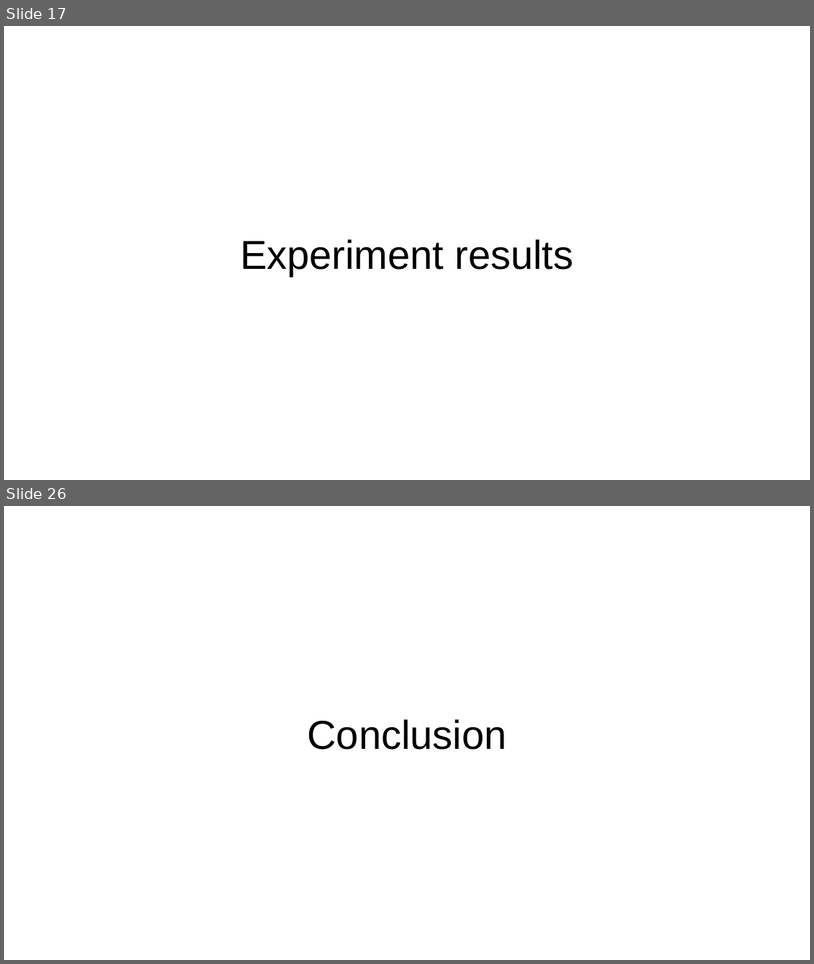
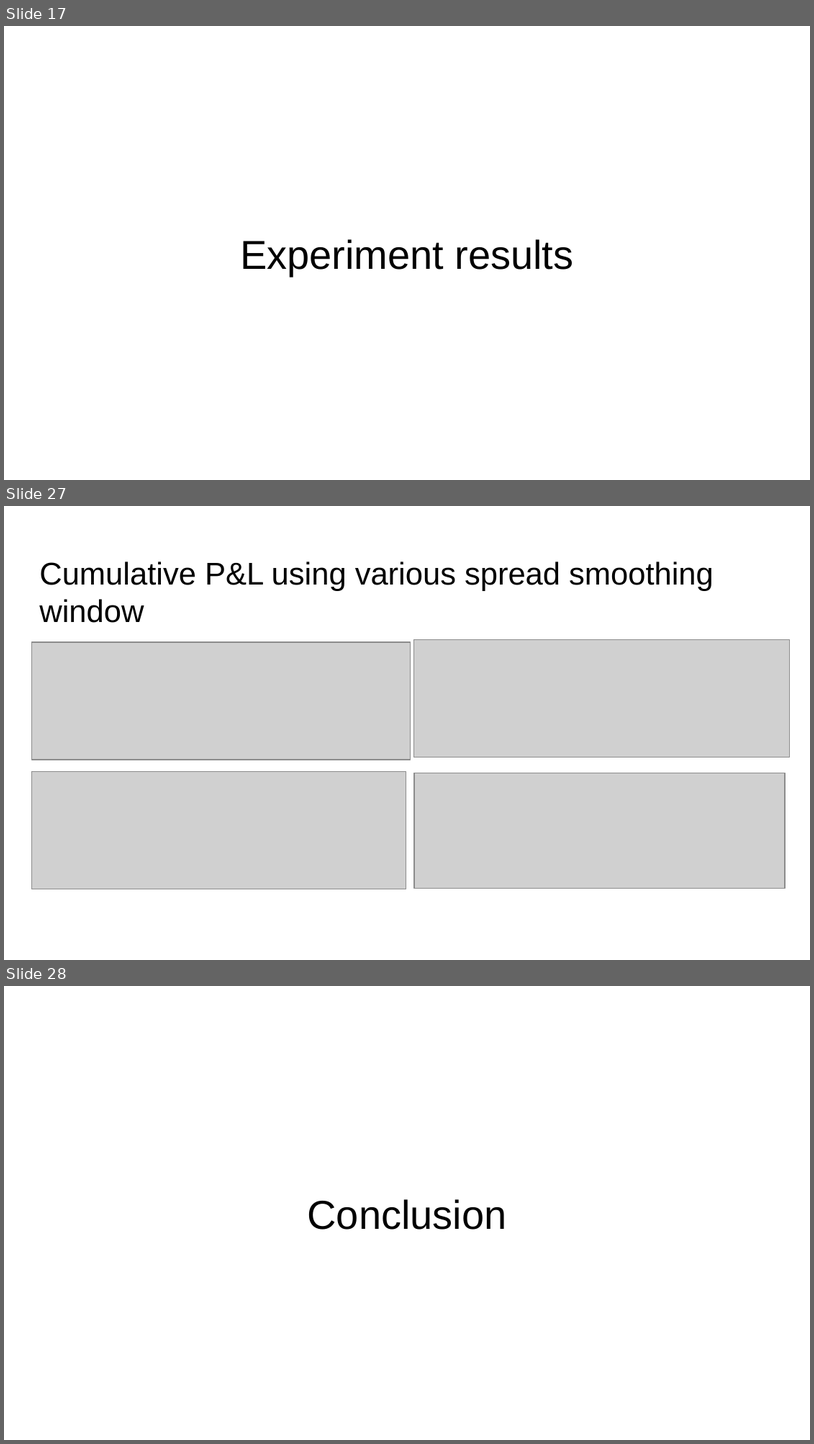
Before and after one commit to thtang/Pair-trading, a slide deck: Pair trading for Currencies.pptx. Shown one above the other, each under a label of ours: slides 17 and 26 before the commit, slides 17, 27 and 28 after it; the slides between them are not shown. The pictures are 814x964 and 814x1444 pixels, drawn with LibreOffice and Linux fonts; fonts in the diff are those of the drawing; grey boxes stand for pictures. Boxes give left, top, right and bottom in pixels: in the first picture for what was removed or moved away, otherwise in the second. Text is boxed around its words. In the diff, an @@ line names an element or a change of style, - is before the commit and + after.

```diff
--- a/Pair trading for Currencies.pptx
+++ b/Pair trading for Currencies.pptx
@@ slide 27 added at <box>4,506,810,960</box>, background #FFFFFF @@
@@ title added at <box>39,561,714,623</box>, 28 pt, text #000000 @@
+Cumulative P&L using various spread smoothing window
@@ picture added at <box>31,642,410,760</box> @@
@@ picture added at <box>414,639,790,757</box> @@
@@ picture added at <box>31,771,406,889</box> @@
@@ picture added at <box>414,773,785,888</box> @@
@@ what was slide 26 is now slide 28 @@
```
Also in this commit, not shown: 9 slides changed, 1 other slide added, 16 other files.
